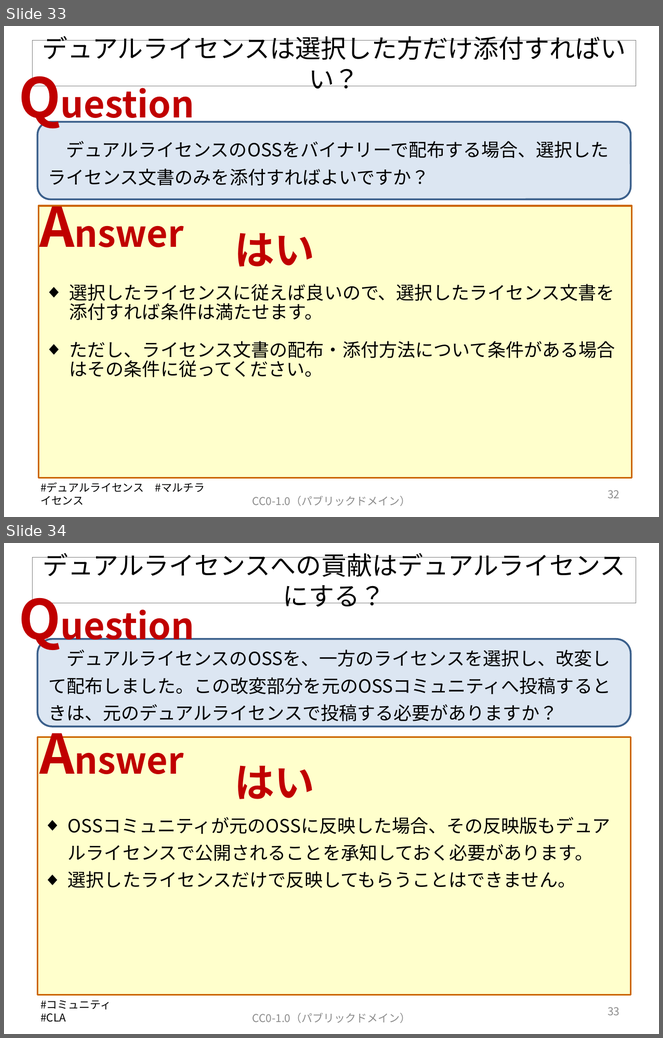
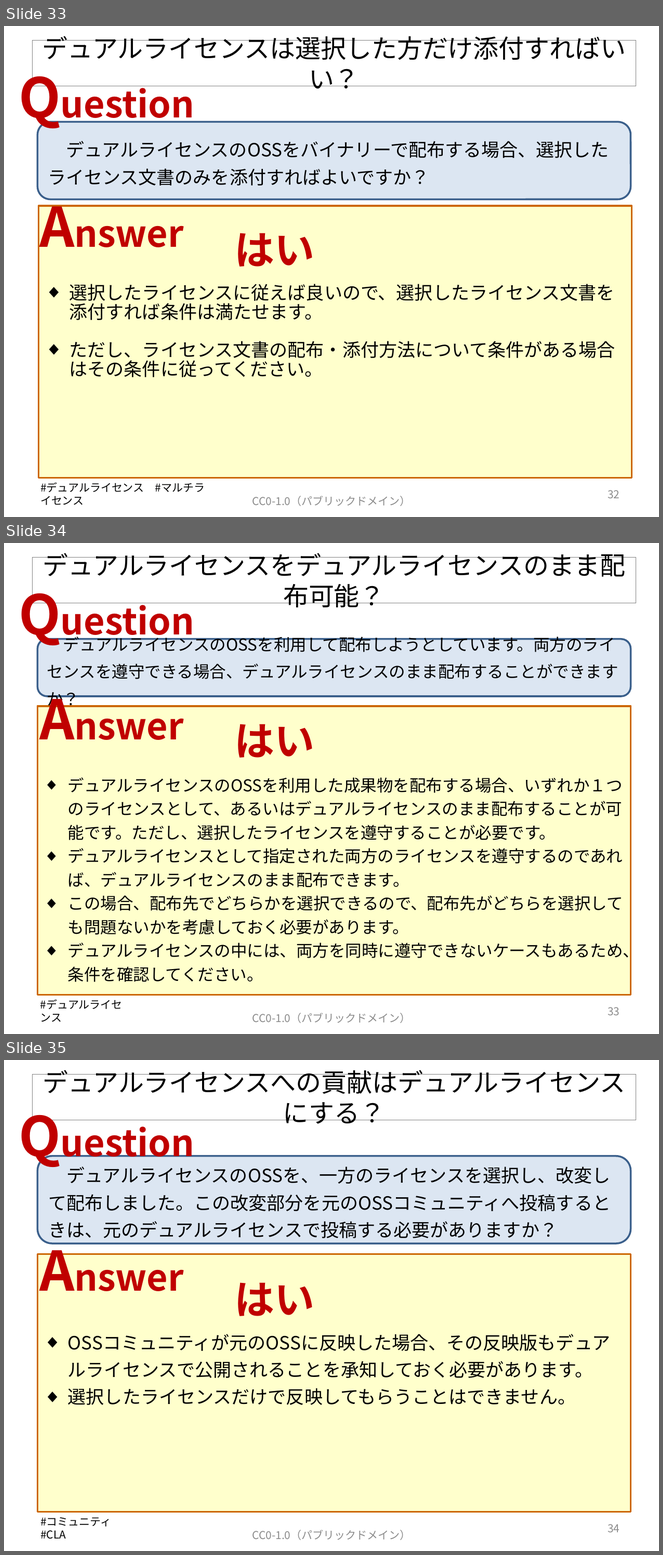
Before and after one commit to OpenChain-Project/OpenChain-JWG, a slide deck: Education_Material/FAQ/OSSライセンス関連でよくある誤解_CC0.pptx. Shown one above the other, each under a label of ours: slides 33 and 34 before the commit, slides 33, 34 and 35 after it. The pictures are 663x1038 and 663x1555 pixels, drawn with LibreOffice and Linux fonts; fonts in the diff are those of the drawing. Boxes give left, top, right and bottom in pixels: in the first picture for what was removed or moved away, otherwise in the second. Text is boxed around its words. In the diff, an @@ line names an element or a change of style, - is before the commit and + after.

Commit message:
V7を公開します。

```diff
--- a/Education_Material/FAQ/OSSライセンス関連でよくある誤解_CC0.pptx
+++ b/Education_Material/FAQ/OSSライセンス関連でよくある誤解_CC0.pptx
@@ slide 34 added at bbox=[4, 543, 659, 1034], background #FFFFFF @@
@@ title added at bbox=[32, 558, 636, 603], outline #808080 0.75 pt, 28 pt, text #000000 @@
+デュアルライセンスをデュアルライセンスのまま配布可能？
@@ text added at bbox=[12, 577, 213, 650], 40 pt, text #C00000, bold @@
+Question
@@ rounded rectangle added at bbox=[37, 639, 631, 697], fill #DCE6F2, outline #3A5F8C 2 pt, 18 pt, text #000000 @@
+デュアルライセンスのOSSを利用して配布しようとしています。両方のライセンスを遵守できる場合、デュアルライセンスのまま配布することができますか？
@@ text added at bbox=[33, 682, 205, 755], 40 pt, text #C00000, bold @@
+Answer
@@ rectangle added at bbox=[37, 706, 631, 995], fill #FFFFCC, outline #CC6600 2 pt @@
@@ text added at bbox=[235, 724, 315, 758], 44 pt, text #C00000, bold @@
+はい
@@ text added at bbox=[68, 778, 639, 982], 18 pt, text #000000 @@
+◆ デュアルライセンスのOSSを利用した成果物を配布する場合、いずれか１つのライセンスとして、あるいはデュアルライセンスのまま配布することが可能です。ただし、選択したライセンスを遵守することが必要です。
+◆ デュアルライセンスとして指定された両方のライセンスを遵守するのであれば、デュアルライセンスのまま配布できます。
+◆ この場合、配布先でどちらかを選択できるので、配布先がどちらを選択しても問題ないかを考慮しておく必要があります。
+◆ デュアルライセンスの中には、両方を同時に遵守できないケースもあるため、条件を確認してください。
@@ text added at bbox=[40, 1000, 123, 1022], 12 pt, text #000000 @@
+#デュアルライセンス
@@ page number added at bbox=[608, 1007, 620, 1016], 12 pt, text #8C8C8C @@
+33
@@ text added at bbox=[252, 1013, 411, 1023], 12 pt, text #8C8C8C @@
+CC0-1.0（パブリックドメイン）
@@ what was slide 34 is now slide 35 @@
@@ page number at bbox=[608, 1524, 620, 1533]: text changed @@
-33
+34
```
Also in this commit, not shown: 3 slides changed, 7 other slides added.
